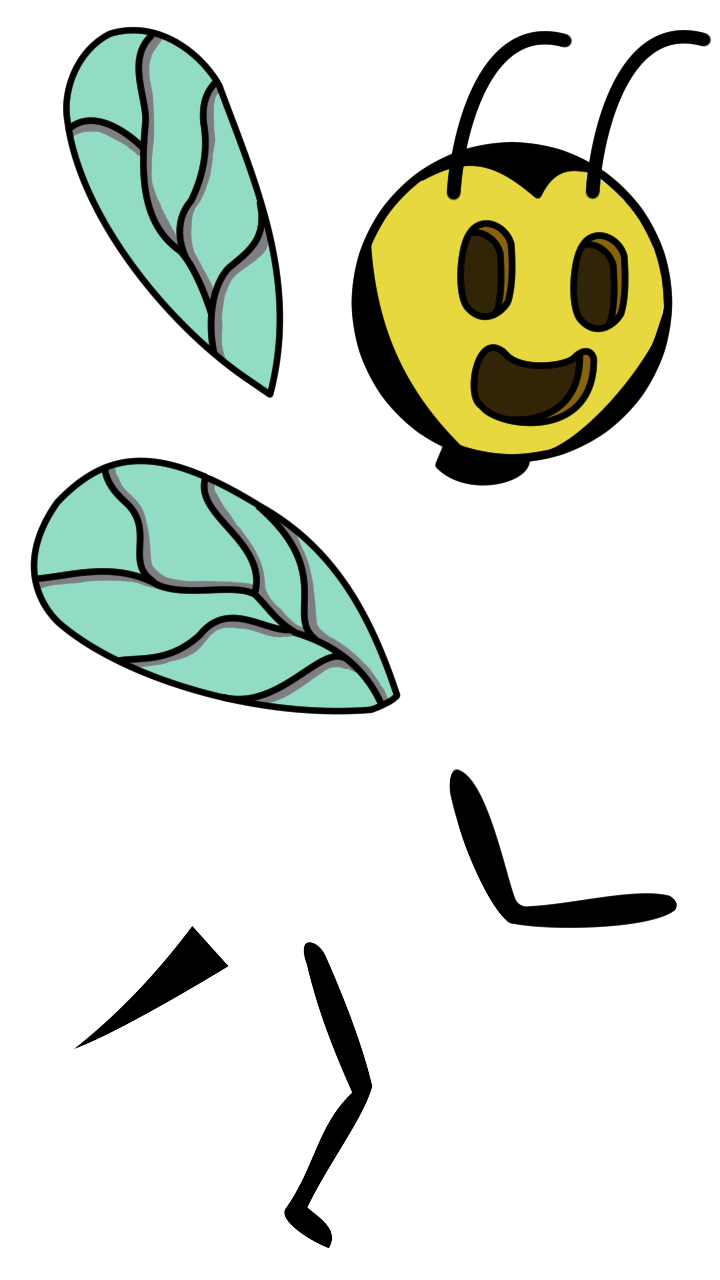
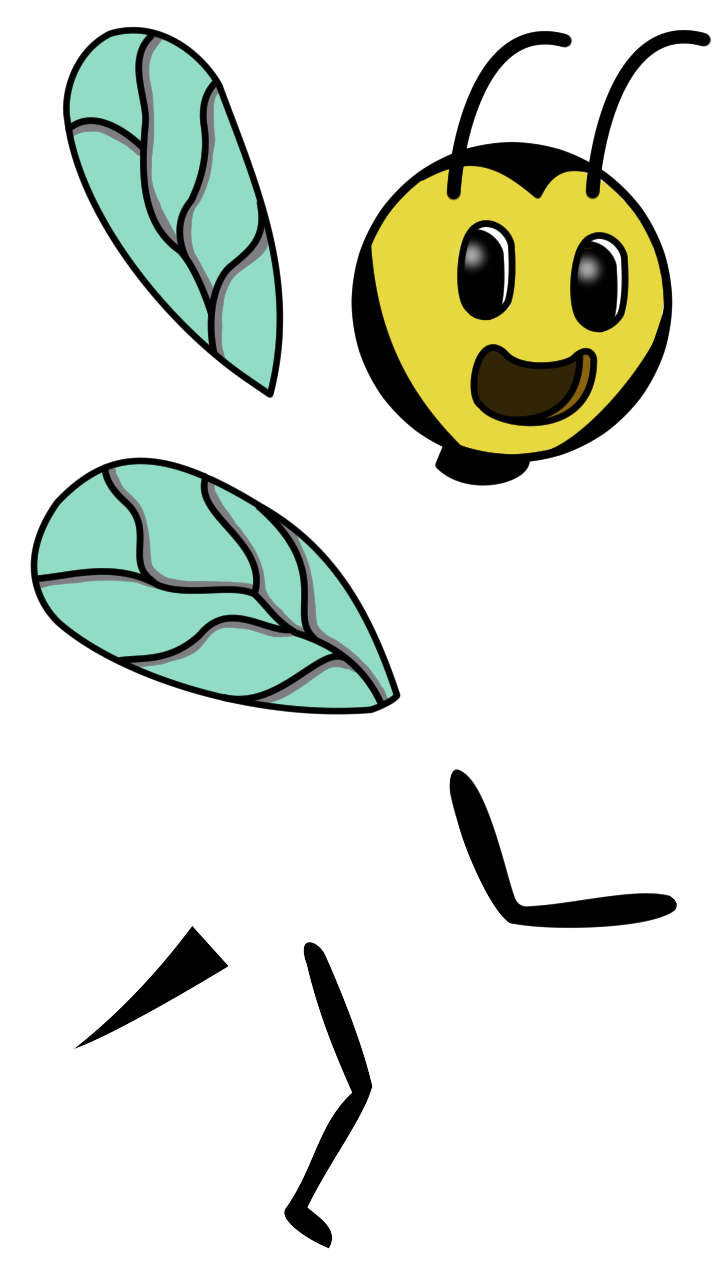
Layered file, before and after one edit (720x1280). Changes by layer:
added layer "Layer 12 Copy 2" in group "4ª abeia Copy" over [452, 234, 494, 277]
added layer "Layer 12 Copy" in group "4ª abeia Copy" over [568, 248, 609, 290]
added layer "Layer 3 Copy" in group "4ª abeia Copy" over [459, 226, 629, 333]